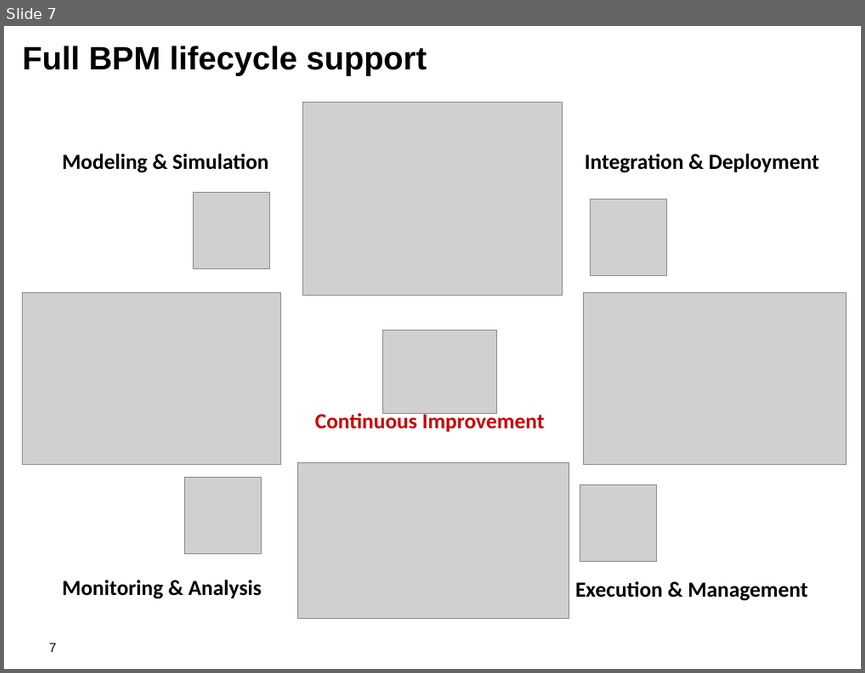
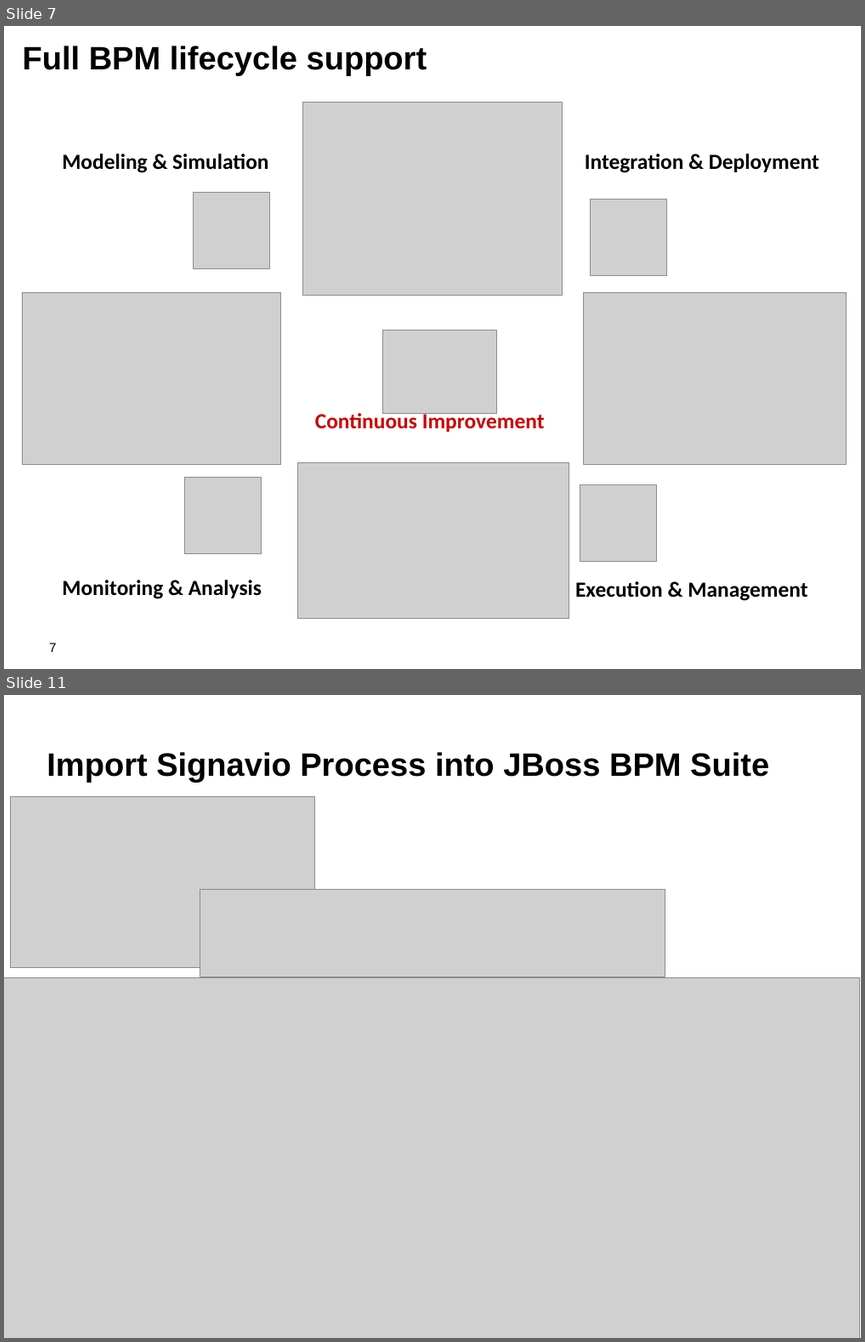
Before and after one commit to jbossdemocentral/bpms-signavio-integration-demo, a slide deck: docs/Demo Overview.odp. Shown one above the other, each under a label of ours: slide 7 before the commit, slides 7 and 11 after it; the slides between them are not shown. The pictures are 865x673 and 865x1342 pixels, drawn with LibreOffice and Linux fonts; fonts in the diff are those of the drawing; grey boxes stand for pictures; background and template pictures are left out. Boxes give left, top, right and bottom in pixels: in the first picture for what was removed or moved away, otherwise in the second. Text is boxed around its words. In the diff, an @@ line names an element or a change of style, - is before the commit and + after.

```diff
--- a/docs/Demo Overview.odp
+++ b/docs/Demo Overview.odp
@@ slide 11 added at box(4, 695, 861, 1338), background #FFFFFF @@
@@ title added at box(46, 752, 769, 783), 30 pt, text #000000, bold @@
+Import Signavio Process into JBoss BPM Suite
@@ picture added at box(10, 796, 315, 967) @@
@@ picture added at box(200, 890, 664, 977) @@
@@ picture added at box(4, 978, 860, 1338) @@
```
Also in this commit, not shown: 5 slides changed, 4 other slides added, 1 slide removed, 5 other files.
